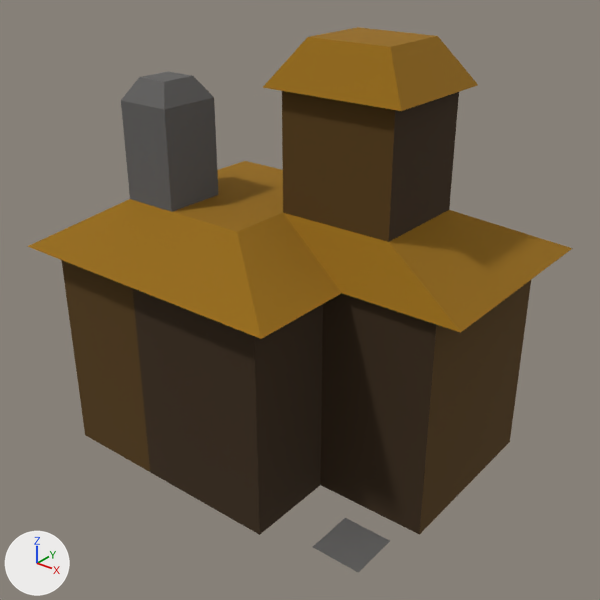
Two versions of the glTF model models/house2.glb, one commit apart.
One viewpoint serves both versions: a 50 mm lens placed at (21.9, -26.4, 24.6), pointed at (0.9, -0.1, 8.3). The lights are fixed; the arrows at lower left show +X, +Y and +Z. Where no turn or scale is listed for an object, it has been applied to the vertices.
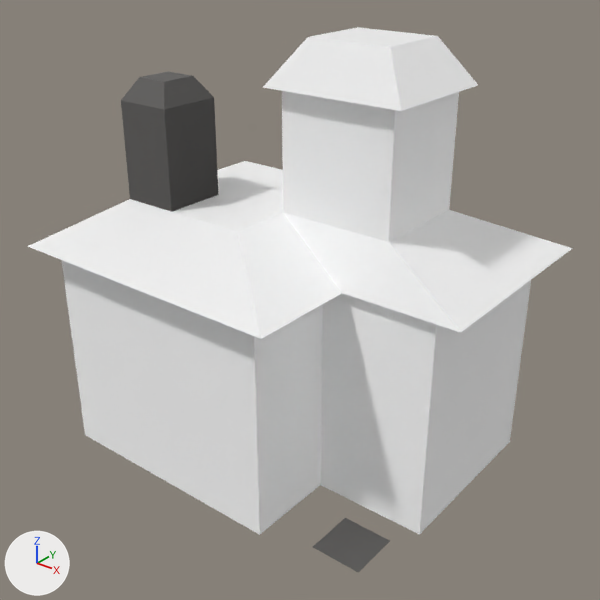
Where the newer file only moved an object's origin or applied its transform, the numbers keep the older frame.

Edits to the bpy script that builds the scene:
```text
Change mat_wood1_002:
    mat_wood1_002.base_color: (0.0413, 0.0204, 0.0046) -> (1.0, 1.0, 1.0)  # brown #39270f -> white #ffffff
Change mat_wood2_005:
    mat_wood2_005.base_color: (0.0929, 0.0447, 0.00327) -> (1.0, 1.0, 1.0)  # brown #563c0b -> white #ffffff
    mat_wood2_005.metallic: 0.0 -> 1.0
Change mat_stitch_005:
    mat_stitch_005.base_color: (0.305, 0.146, 0.00208) -> (1.0, 1.0, 1.0)  # brown #966b07 -> white #ffffff
    mat_stitch_005.metallic: 0.0 -> 1.0
```

Boxes (x1, y1, x2, y2) around the edits, measured in the pictures (600 x 600 px):
'Cube', recoloured, surface changed (brown to white): (27, 27, 573, 535) in both
